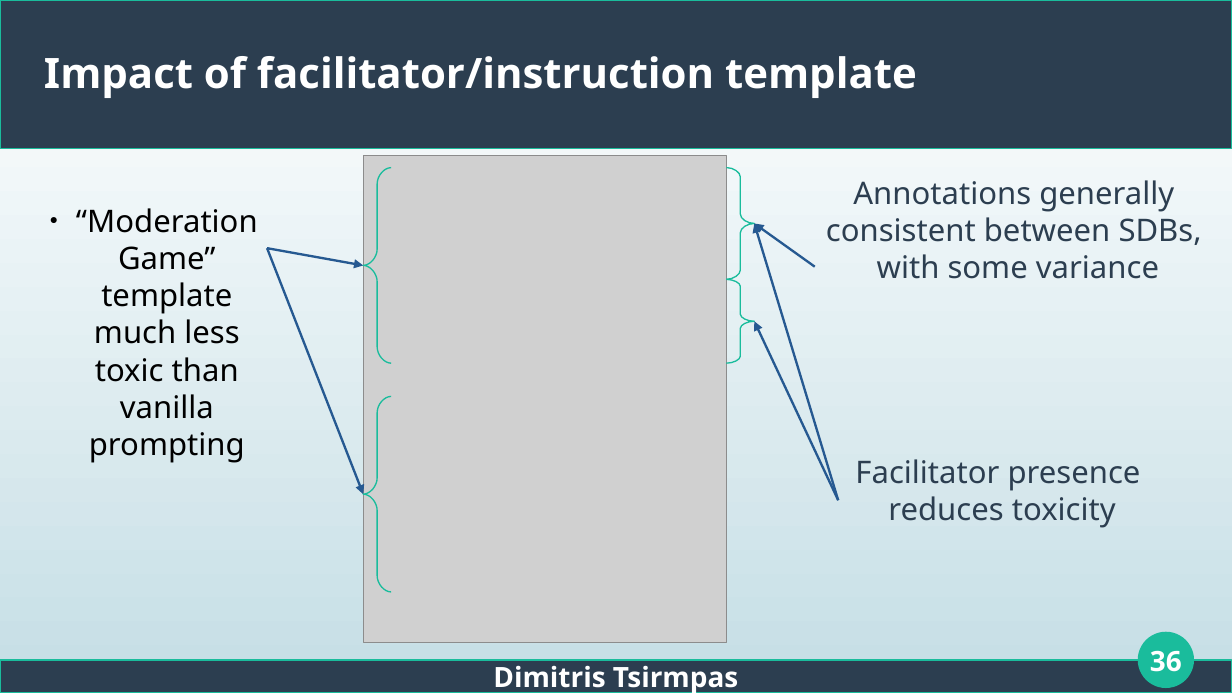
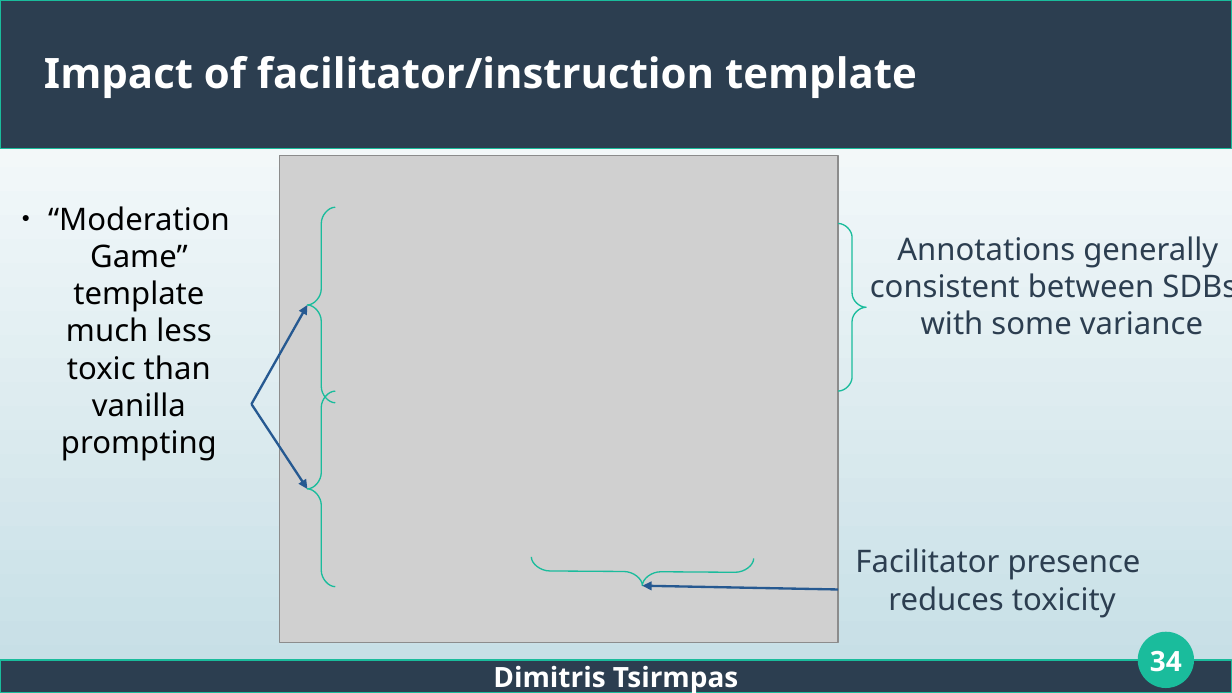
Before and after one commit to dimits-ts/llm_moderation_research, a slide deck: slide 34 of presentations/thesis.odp (slide 36 before the commit). Drawn at 1232x693 pixels with LibreOffice and Linux fonts; fonts in the diff are those of the drawing; grey boxes stand for pictures. Boxes give left, top, right and bottom in pixels: in the first picture for what was removed or moved away, otherwise in the second. Text is boxed around its words. In the diff, an @@ line names an element or a change of style, - is before the commit and + after.

Commit message:
fix slides

```diff
--- a/presentations/thesis.odp
+++ b/presentations/thesis.odp
@@ picture: place and size @@
-picture at [363, 155, 727, 643]
+picture at [279, 155, 838, 643]
@@ freeform shape removed at [727, 168, 755, 279] @@
@@ text "“Moderation Game” template much less ...": place and size @@
-text "“Moderation Game” template much less ..." at [76, 208, 258, 463]
+text "“Moderation Game” template much less ..." at [48, 206, 230, 461]
@@ freeform shape: place and size @@
-freeform shape at [363, 168, 391, 363]
+freeform shape at [307, 207, 335, 402]
@@ arrow removed from (815, 267) to (755, 224) @@
@@ arrow removed from (838, 501) to (755, 224) @@
@@ freeform shape: place and size @@
-freeform shape at [727, 279, 755, 363]
+freeform shape at [838, 224, 866, 391]
@@ text "Annotations generally" rewrapped from [826, 180, 1202, 279] to [870, 236, 1232, 335] @@
@@ arrow removed from (267, 248) to (363, 266) @@
@@ arrow moved from (267, 248) - (363, 494) to (252, 405) - (307, 305) @@
@@ arrow removed from (838, 501) to (755, 322) @@
@@ arrow added from (252, 405) to (307, 490), #265991 1.5 pt @@
@@ freeform shape: place and size @@
-freeform shape at [363, 397, 391, 593]
+freeform shape at [307, 391, 335, 587]
@@ text "Facilitator presence": place and size @@
-text "Facilitator presence" at [855, 459, 1141, 528]
+text "Facilitator presence" at [855, 548, 1141, 618]
@@ freeform shape added at [531, 557, 754, 587], outline #1ABC9C 0.85 pt @@
@@ arrow added from (838, 590) to (643, 586), #265991 1.5 pt @@
@@ page number at [1150, 650, 1182, 672]: text changed @@
-36
+34
```
Also in this commit, not shown: 6 other slides changed, 2 slides removed.
